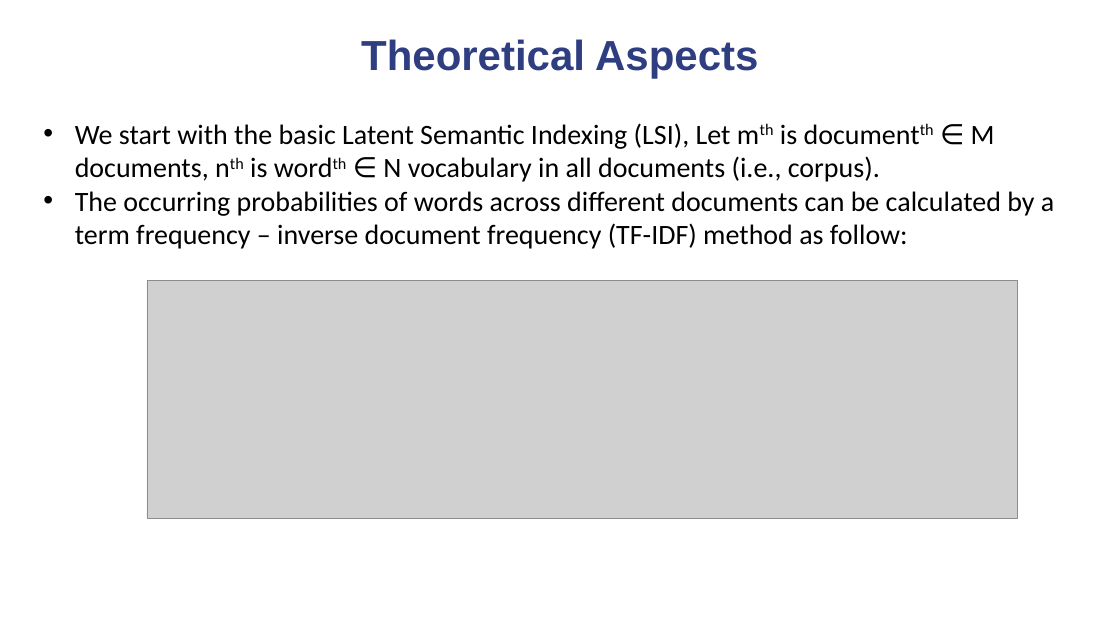
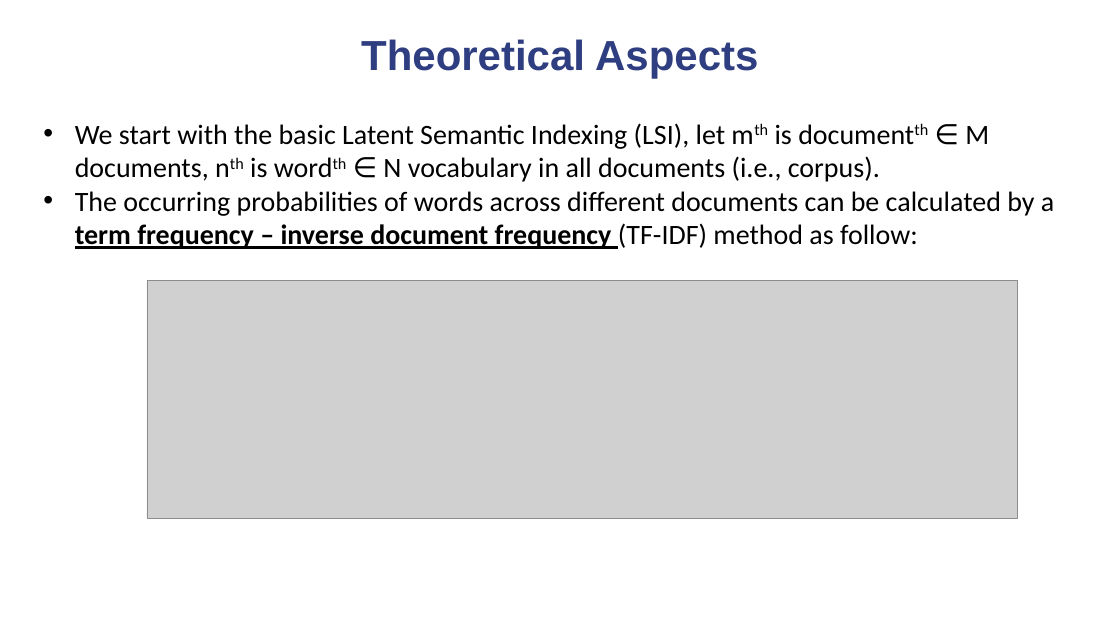
Before and after one commit to quanghuy2506/NUSC-LDA, a slide deck: slide 39 of PPT slides.pptx (slide 37 before the commit). Drawn at 1120x630 pixels with LibreOffice and Linux fonts; fonts in the diff are those of the drawing; grey boxes stand for pictures; background and template pictures are left out. Boxes give left, top, right and bottom in pixels: in the first picture for what was removed or moved away, otherwise in the second. Text is boxed around its words. In the diff, an @@ line names an element or a change of style, - is before the commit and + after.

```diff
--- a/PPT slides.pptx
+++ b/PPT slides.pptx
@@ text at [75, 123, 989, 182]: text changed @@
-• We start with the basic Latent Semantic Indexing (LSI), Let mth is documentth ∈ M documents, nth is wordth ∈ N vocabulary in all documents (i.e., corpus).
+• We start with the basic Latent Semantic Indexing (LSI), let mth is documentth ∈ M documents, nth is wordth ∈ N vocabulary in all documents (i.e., corpus).
@@ text at [75, 191, 1054, 249]: bold on, underline on in "term frequency – inverse document frequency" @@
```
Also in this commit, not shown: 11 other slides changed, 3 slides added.
